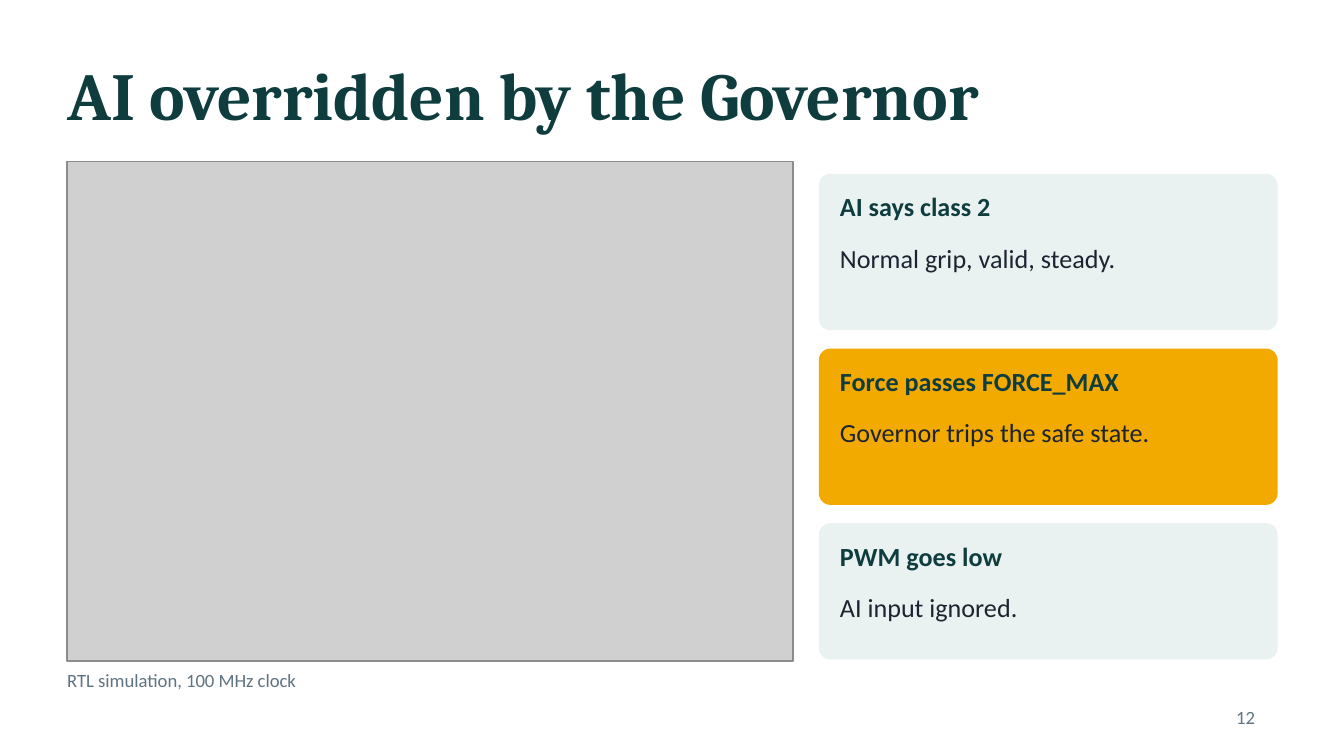
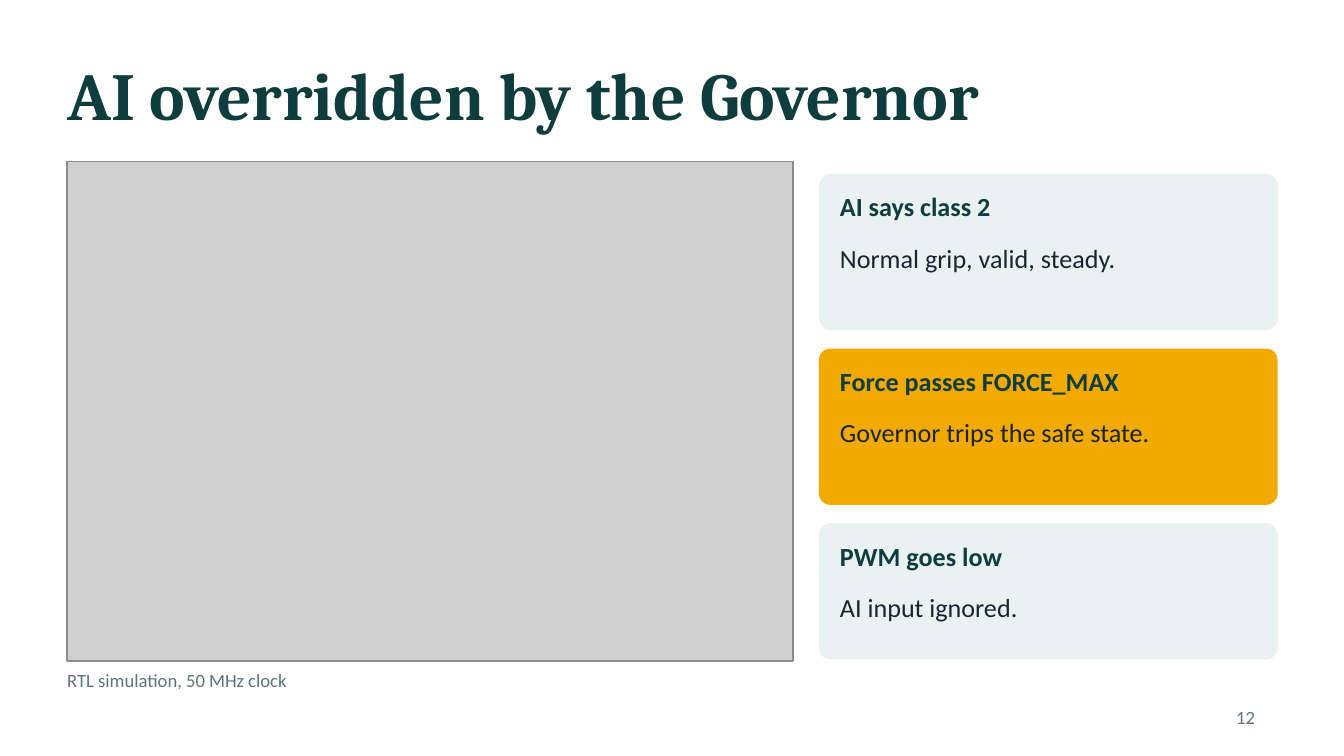
Before and after one commit to sanjiv283/tactile-reflex-system, a slide deck: slide 12 of docs/tactile_reflex_system.pptx. Drawn at 1344x756 pixels with LibreOffice and Linux fonts; fonts in the diff are those of the drawing; grey boxes stand for pictures. Boxes give left, top, right and bottom in pixels: in the first picture for what was removed or moved away, otherwise in the second. Text is boxed around its words. In the diff, an @@ line names an element or a change of style, - is before the commit and + after.

```diff
--- a/docs/tactile_reflex_system.pptx
+++ b/docs/tactile_reflex_system.pptx
@@ text at bbox=[67, 674, 286, 689]: text changed @@
-RTL simulation, 100 MHz clock
+RTL simulation, 50 MHz clock
```
Also in this commit, not shown: 11 other slides changed, 49 other files.
